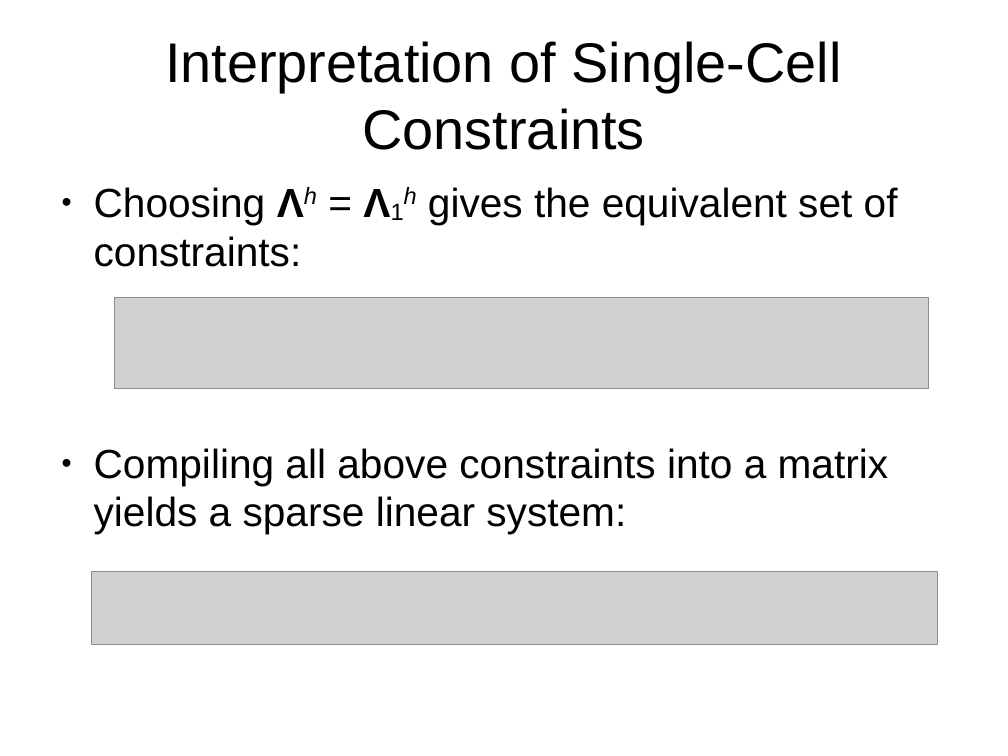
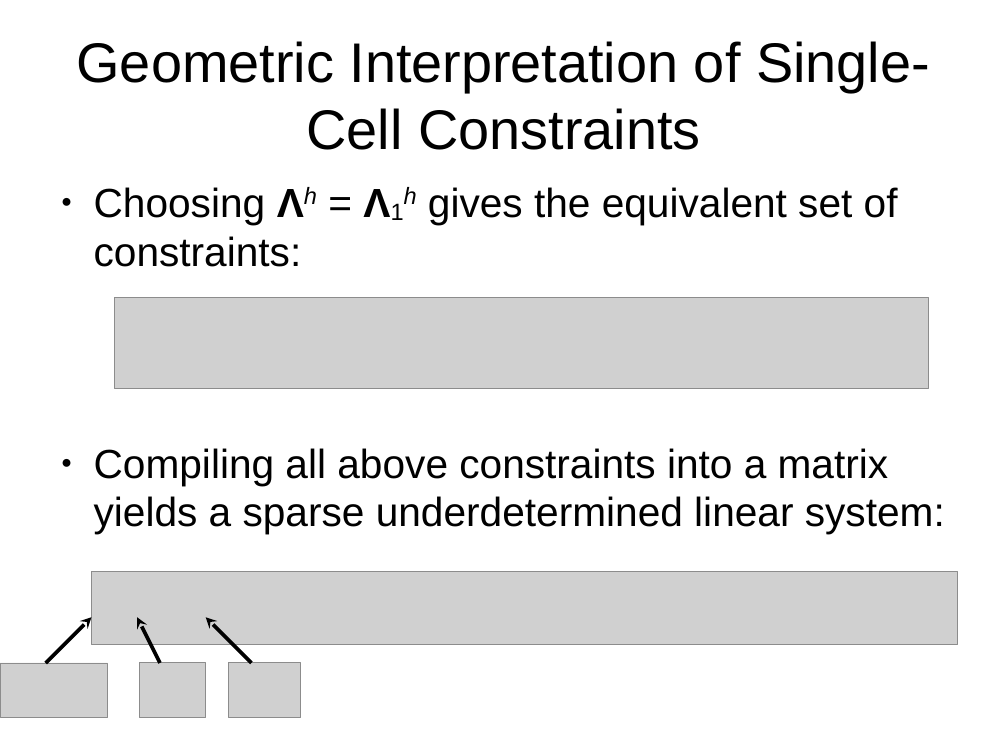
Before and after one commit to jhellrung/documents, a slide deck: slide 18 of presentations/sandia.2011.11.08/slides.odp. Drawn at 1008x756 pixels with LibreOffice and Linux fonts; fonts in the diff are those of the drawing; grey boxes stand for pictures. Boxes give left, top, right and bottom in pixels: in the first picture for what was removed or moved away, otherwise in the second. Text is boxed around its words. In the diff, an @@ line names an element or a change of style, - is before the commit and + after.

```diff
--- a/presentations/sandia.2011.11.08/slides.odp
+++ b/presentations/sandia.2011.11.08/slides.odp
@@ title at <box>77,41,930,150</box>: text changed @@
-Interpretation of Single-Cell Constraints
+Geometric Interpretation of Single-Cell Constraints
@@ text at <box>94,448,945,534</box>: text changed @@
-● Compiling all above constraints into a matrix yields a sparse linear system:
+● Compiling all above constraints into a matrix yields a sparse underdetermined linear system:
@@ picture: place and size @@
-picture at <box>91,572,938,645</box>
+picture at <box>91,572,958,645</box>
@@ arrow added from (46, 663) to (91, 617), #000000 2.89 pt @@
@@ arrow added from (160, 663) to (137, 617), #000000 2.89 pt @@
@@ arrow added from (252, 663) to (206, 617), #000000 2.89 pt @@
@@ picture added at <box>0,663,108,718</box> @@
@@ picture added at <box>139,663,206,718</box> @@
@@ picture added at <box>229,663,301,718</box> @@
```
Also in this commit, not shown: 9 other slides changed, 2 slides added.
